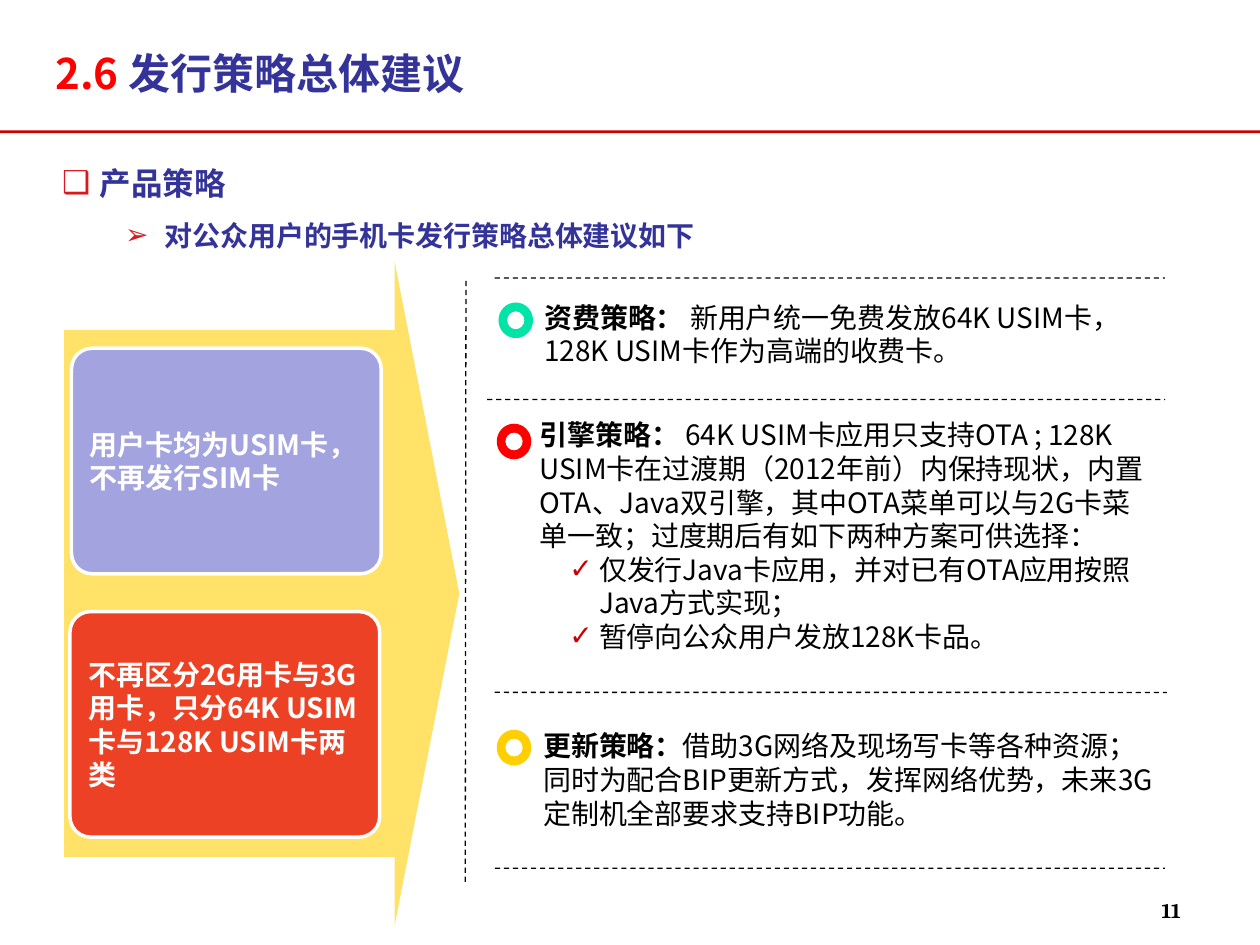
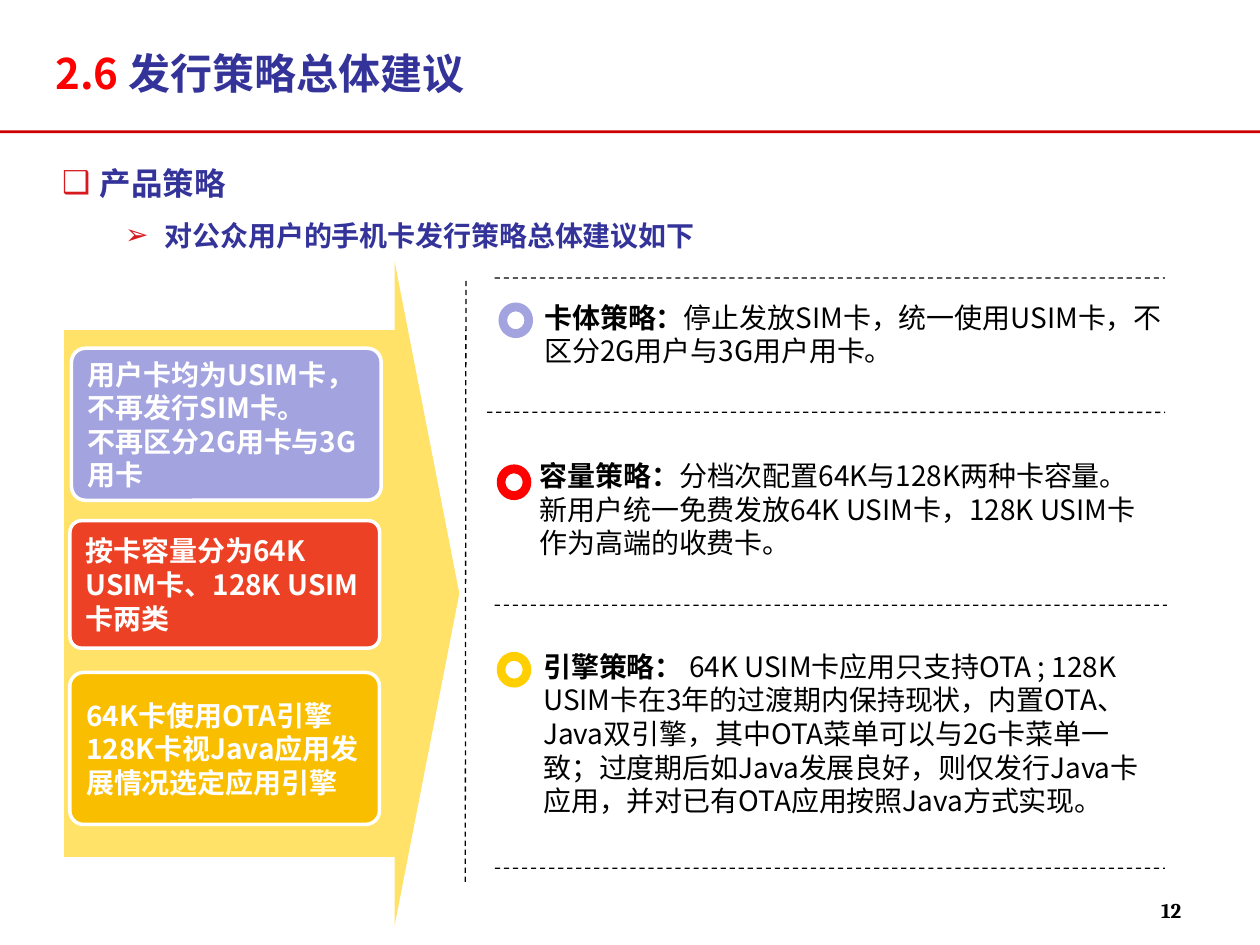
Before and after one commit to momo1101/unicardsrch, a slide deck: slide 12 of 软课题文本/软课题-中国联通电信卡业务及策略研究.ppt (slide 11 before the commit). Drawn at 1260x945 pixels with LibreOffice and Linux fonts; fonts in the diff are those of the drawing; background and template pictures are left out. Boxes give left, top, right and bottom in pixels: in the first picture for what was removed or moved away, otherwise in the second. Text is boxed around its words. In the diff, an @@ line names an element or a change of style, - is before the commit and + after.

```diff
--- a/软课题文本/软课题-中国联通电信卡业务及策略研究.ppt
+++ b/软课题文本/软课题-中国联通电信卡业务及策略研究.ppt
@@ freeform shape at (x1=499, y1=302, x2=533, y2=338): fill #00E4A8 to #A3A3E0 @@
@@ text added at (x1=544, y1=304, x2=1162, y2=364), 16 pt, text #000000 @@
+卡体策略：停止发放SIM卡，统一使用USIM卡，不区分2G用户与3G用户用卡。
@@ rounded rectangle "用户卡均为USIM卡，不再发行SIM卡。" resized from (x1=72, y1=348, x2=382, y2=573) to (x1=72, y1=348, x2=382, y2=500) @@
@@ text in rounded rectangle at (x1=88, y1=361, x2=357, y2=455): text changed @@
-用户卡均为USIM卡，不再发行SIM卡
+用户卡均为USIM卡，不再发行SIM卡。
+不再区分2G用卡与3G用卡
@@ line moved from (488, 399) - (1166, 399) to (488, 412) - (1166, 412) @@
@@ freeform shape moved from (x1=496, y1=423, x2=530, y2=459) to (x1=496, y1=465, x2=530, y2=500) @@
@@ text at (x1=540, y1=462, x2=1128, y2=556): text changed @@
-资费策略： 新用户统一免费发放64K USIM卡，128K USIM卡作为高端的收费卡。
+  容量策略：分档次配置64K与128K两种卡容量。新用户统一免费发放64K USIM卡，128K USIM卡作为高端的收费卡。
@@ rounded rectangle added at (x1=71, y1=520, x2=381, y2=648), fill #EC4124, outline #FFFFFF 2.01 pt, 16 pt, text #FFFFFF, bold @@
+按卡容量分为64K USIM卡、128K USIM卡两类
@@ rounded rectangle removed at (x1=71, y1=611, x2=381, y2=837) @@
-不再区分2G用卡与3G用卡，只分64K USIM卡与128K USIM卡两类
@@ line moved from (495, 692) - (1167, 692) to (495, 605) - (1167, 605) @@
@@ freeform shape moved from (x1=496, y1=730, x2=530, y2=765) to (x1=496, y1=651, x2=530, y2=687) @@
@@ text at (x1=543, y1=653, x2=1138, y2=814): text changed @@
-  引擎策略： 64K USIM卡应用只支持OTA ; 128K USIM卡在过渡期（2012年前）内保持现状，内置OTA、Java双引擎，其中OTA菜单可以与2G卡菜单一致；过度期后有如下两种方案可供选择：
-  ✓ 仅发行Java卡应用，并对已有OTA应用按照Java方式实现；
-  ✓ 暂停向公众用户发放128K卡品。
+  引擎策略： 64K USIM卡应用只支持OTA ; 128K USIM卡在3年的过渡期内保持现状，内置OTA、Java双引擎，其中OTA菜单可以与2G卡菜单一致；过度期后如Java发展良好，则仅发行Java卡应用，并对已有OTA应用按照Java方式实现。
@@ rounded rectangle added at (x1=69, y1=673, x2=379, y2=825), fill #FABE00, outline #FFFFFF 2.01 pt, 16 pt, text #FFFFFF, bold @@
+64K卡使用OTA引擎
+128K卡视Java应用发展情况选定应用引擎
@@ text removed at (x1=543, y1=732, x2=1153, y2=827) @@
-更新策略：借助3G网络及现场写卡等各种资源；同时为配合BIP更新方式，发挥网络优势，未来3G定制机全部要求支持BIP功能。
@@ page number at (x1=1161, y1=903, x2=1181, y2=918): text changed @@
-11
+12
```
Also in this commit, not shown: 1 other slide changed, 1 slide added.
